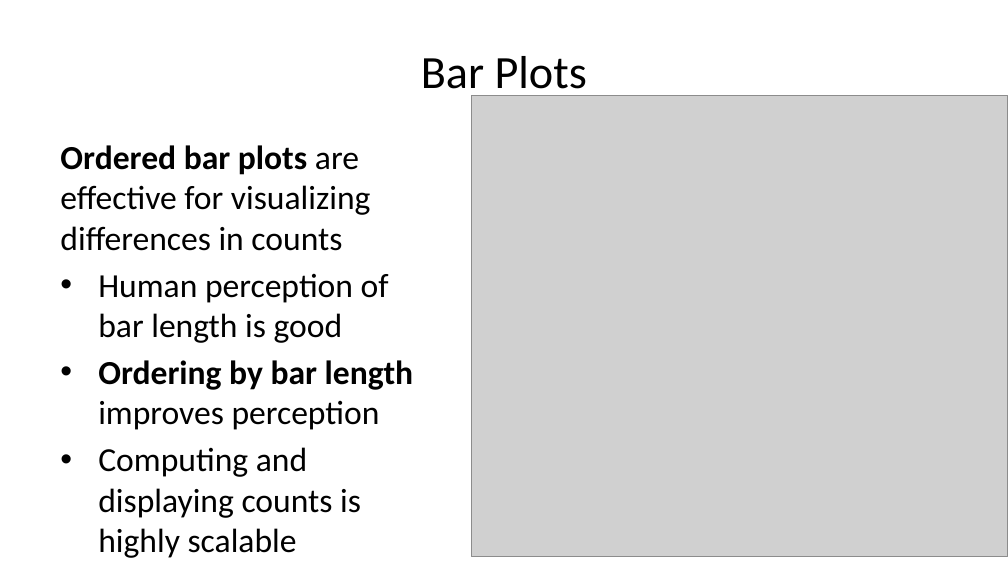
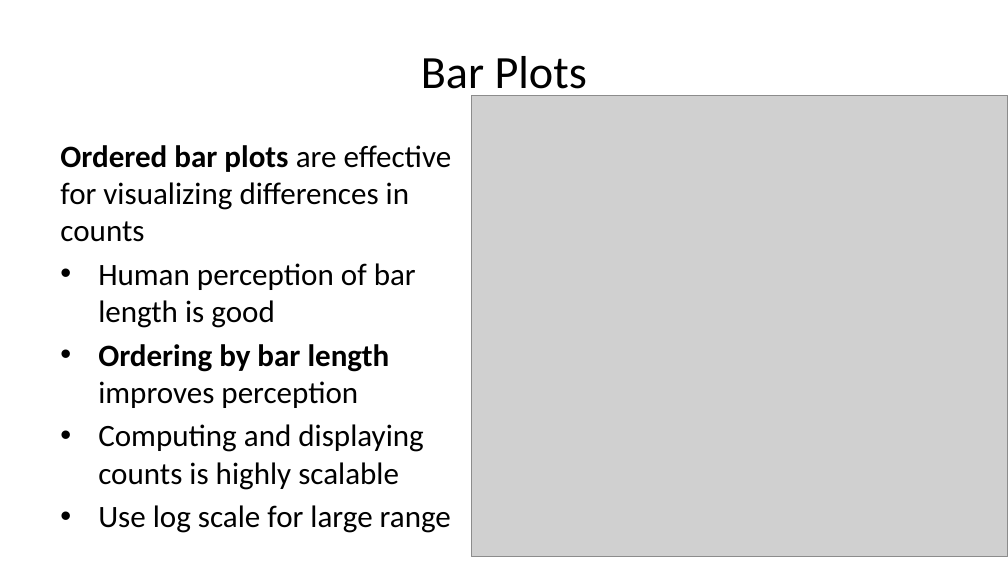
Before and after one commit to StephenElston/CSCI-E-83, a slide deck: slide 14 of LectureSlides/02_VisualizationOfLargeComplexData.pptx. Drawn at 1008x567 pixels with LibreOffice and Linux fonts; fonts in the diff are those of the drawing; grey boxes stand for pictures. Boxes give left, top, right and bottom in pixels: in the first picture for what was removed or moved away, otherwise in the second. Text is boxed around its words. In the diff, an @@ line names an element or a change of style, - is before the commit and + after.

```diff
--- a/LectureSlides/02_VisualizationOfLargeComplexData.pptx
+++ b/LectureSlides/02_VisualizationOfLargeComplexData.pptx
@@ text at (60,145,452,490): size 24 to 22.2 pt in "Ordered bar plots are effective for visualizing ...", "Human perception of bar length is good", "Ordering by bar length improves perception", "Computing and displaying counts is highly scalable" @@
@@ text at (98,505,451,533): paragraph added @@
+• Use log scale for large range
```
Also in this commit, not shown: 2 other slides changed.
